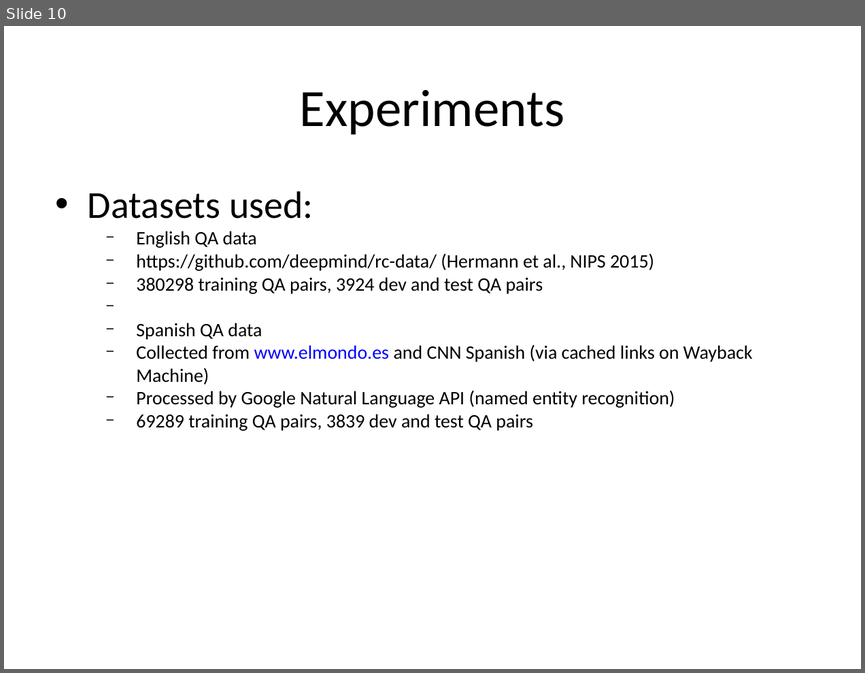
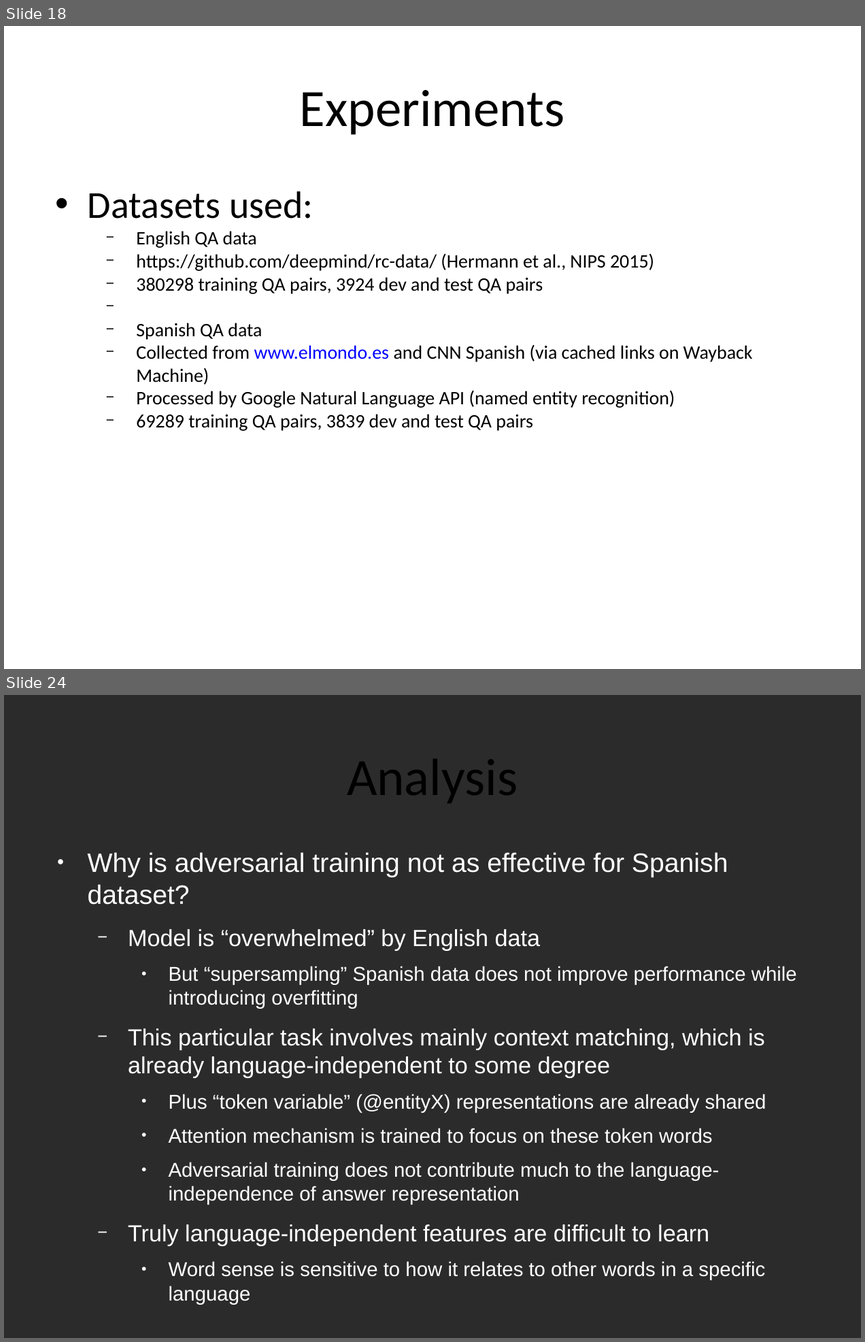
Before and after one commit to Mithrillion/BiQA, a slide deck: ideas/peter_final_seminar.odp. Shown one above the other, each under a label of ours: slide 10 before the commit, slides 18 and 24 after it; the slides between them are not shown. The pictures are 865x673 and 865x1342 pixels, drawn with LibreOffice and Linux fonts; fonts in the diff are those of the drawing; background and template pictures are left out; a plain dark background stands for a picture behind light text. Boxes give left, top, right and bottom in pixels: in the first picture for what was removed or moved away, otherwise in the second. Text is boxed around its words. In the diff, an @@ line names an element or a change of style, - is before the commit and + after.

```diff
--- a/ideas/peter_final_seminar.odp
+++ b/ideas/peter_final_seminar.odp
@@ slide 24 added at box(4, 695, 861, 1338), background picture (left out) @@
@@ text added at box(347, 759, 517, 803), 44 pt, text #000000 @@
+Analysis
@@ text added at box(88, 852, 766, 1304), 16.8 pt, text #FFFFFF @@
+● Why is adversarial training not as effective for Spanish dataset?
+  − Model is “overwhelmed” by English data
+    ● But “supersampling” Spanish data does not improve performance while introducing overfitting
+  − This particular task involves mainly context matching, which is already language-independent to some degree
+    ● Plus “token variable” (@entityX) representations are already shared
+    ● Attention mechanism is trained to focus on these token words
+    ● Adversarial training does not contribute much to the language-independence of answer representation
+  − Truly language-independent features are difficult to learn
+    ● Word sense is sensitive to how it relates to other words in a specific language
@@ what was slide 10 is now slide 18 @@
```
Also in this commit, not shown: 7 slides changed, 13 other slides added, 3 slides removed, 22 other files.
